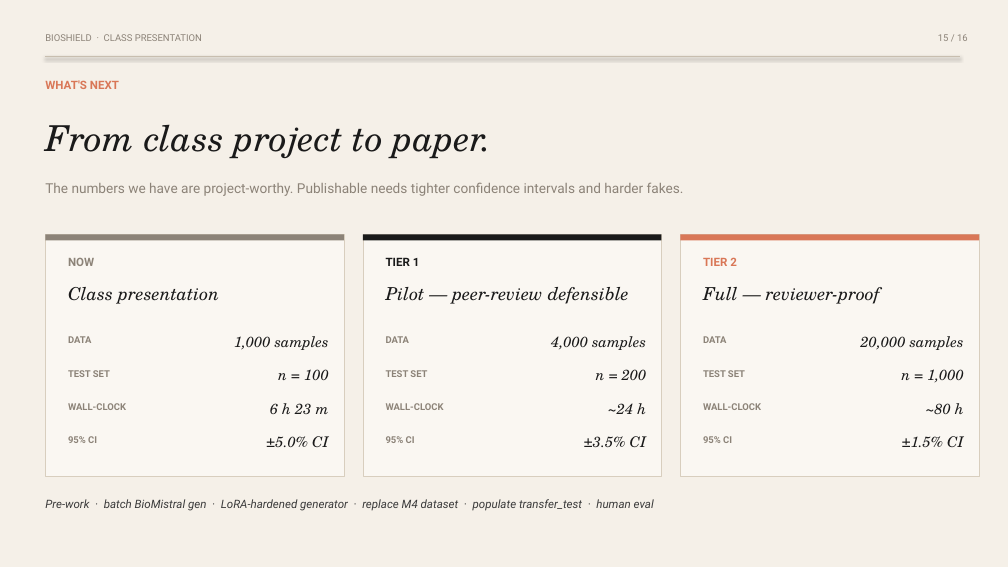
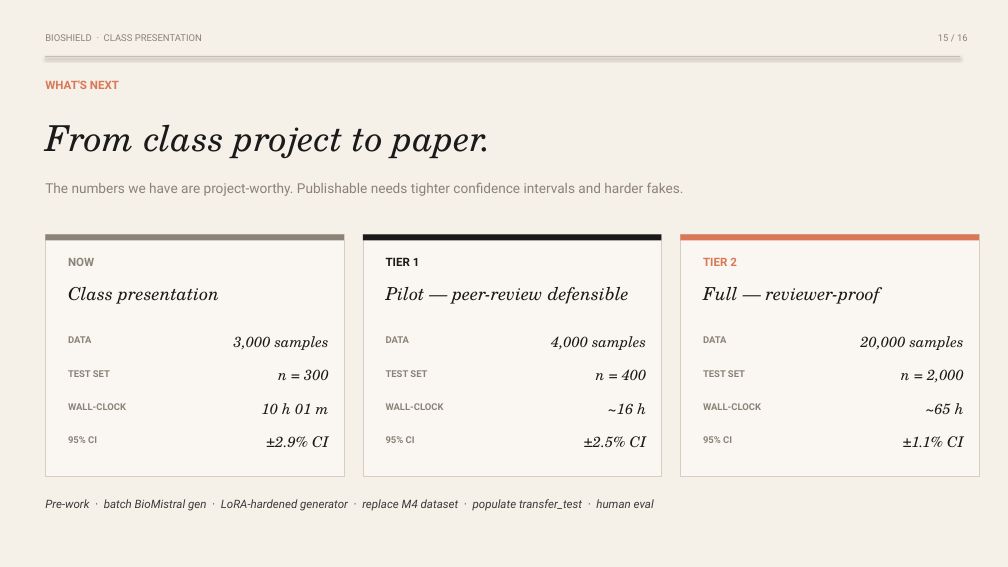
Before and after one commit to Rayudualapati-25/BioShield, a slide deck: slide 15 of experiments/BioShield_class_presentation_v2.pptx. Drawn at 1008x567 pixels with LibreOffice and Linux fonts; fonts in the diff are those of the drawing. Boxes give left, top, right and bottom in pixels: in the first picture for what was removed or moved away, otherwise in the second. Text is boxed around its words. In the diff, an @@ line names an element or a change of style, - is before the commit and + after.

```diff
--- a/experiments/BioShield_class_presentation_v2.pptx
+++ b/experiments/BioShield_class_presentation_v2.pptx
@@ text at [234,336,329,350]: text changed @@
-1,000 samples
+3,000 samples
@@ text at [278,369,329,380]: text changed @@
-n = 100
+n = 300
@@ text at [596,369,647,380]: text changed @@
-n = 200
+n = 400
@@ text at [901,369,964,382]: text changed @@
-n = 1,000
+n = 2,000
@@ text at [262,403,329,414]: text changed @@
-6 h 23 m
+10 h 01 m
@@ text at [608,403,646,414]: text changed @@
-~24 h
+~16 h
@@ text at [926,403,964,414]: text changed @@
-~80 h
+~65 h
@@ text at [266,436,329,447]: text changed @@
-±5.0% CI
+±2.9% CI
@@ text at [584,436,647,448]: text changed @@
-±3.5% CI
+±2.5% CI
@@ text at [903,436,964,447]: text changed @@
-±1.5% CI
+±1.1% CI
```
Also in this commit, not shown: 7 other slides changed, 1 slide added, 1 slide removed, 28 other files.
